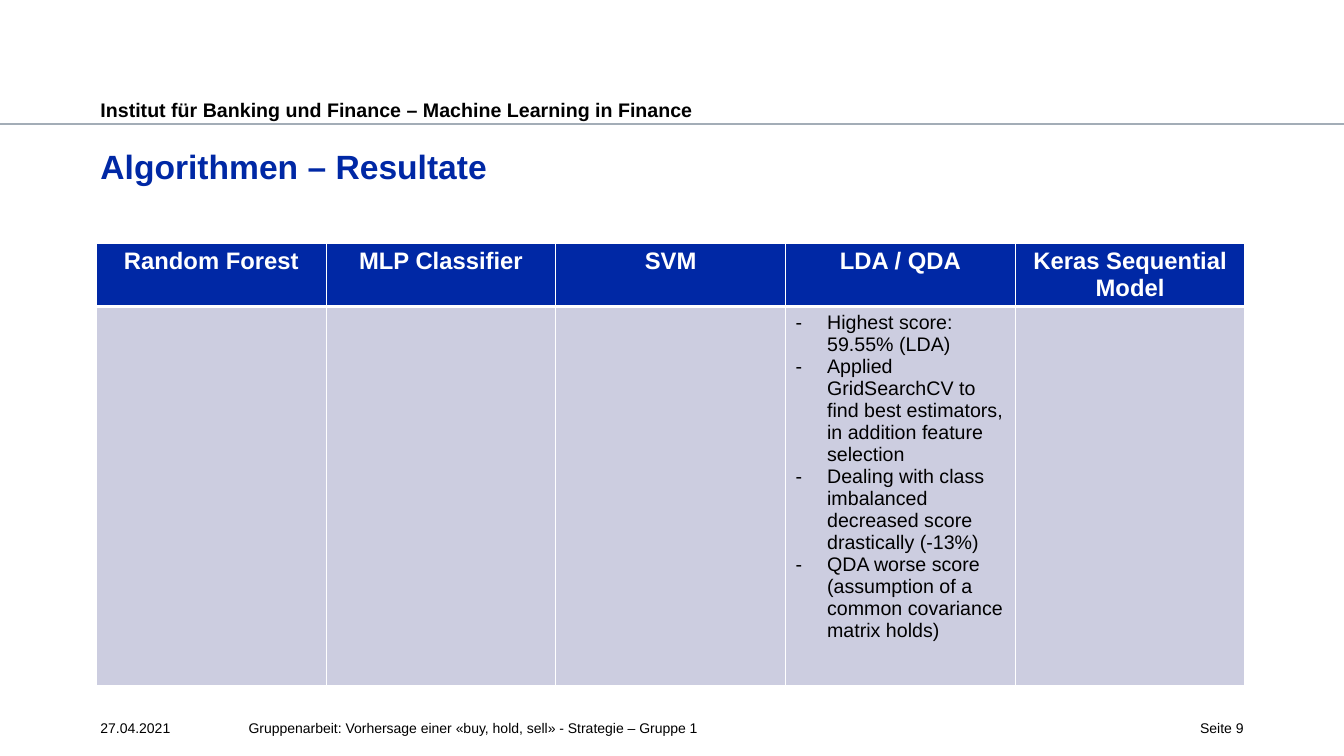
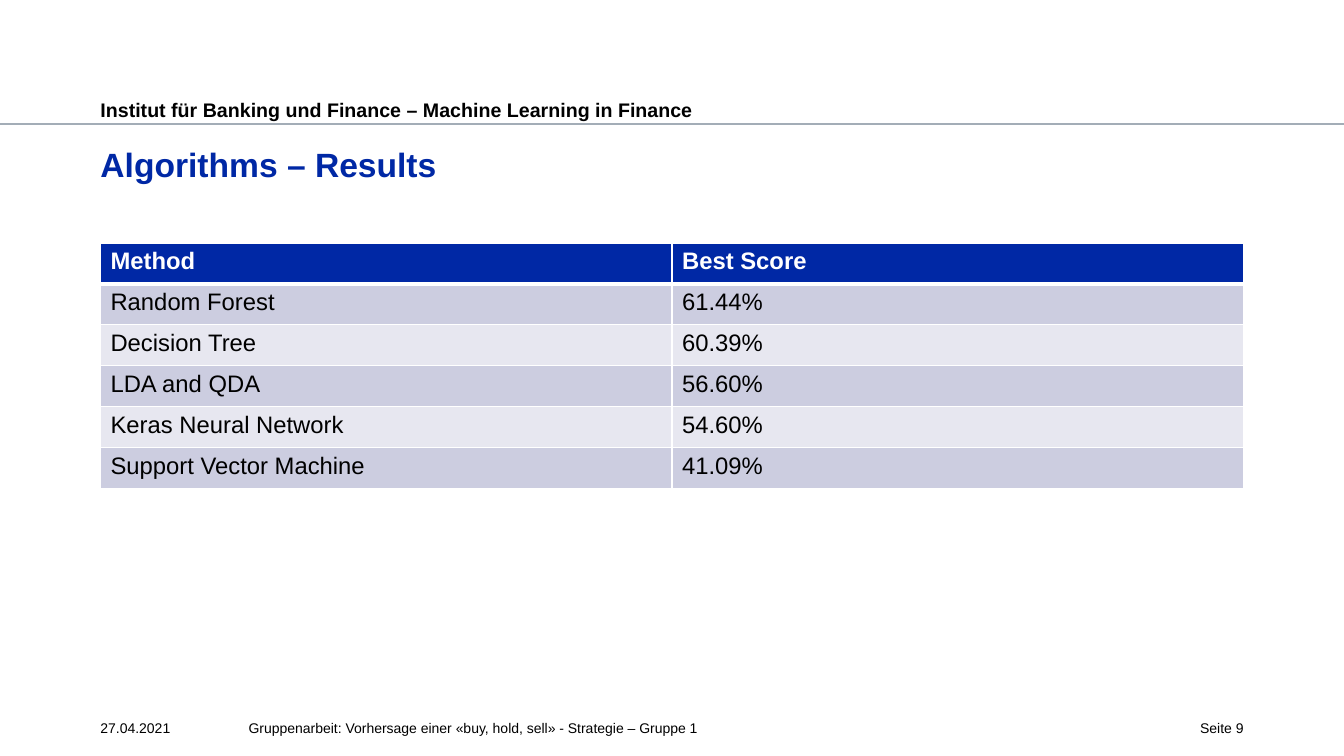
Before and after one commit to alesroger/ML_in_Finance_2021_GROUP_1, a slide deck: slide 9 of Machine_Learning_in_Finance_Gruppenarbeit_Gruppe1_V1.pptx. Drawn at 1344x756 pixels with LibreOffice and Linux fonts; fonts in the diff are those of the drawing; background and template pictures are left out. Boxes give left, top, right and bottom in pixels: in the first picture for what was removed or moved away, otherwise in the second. Text is boxed around its words. In the diff, an @@ line names an element or a change of style, - is before the commit and + after.

```diff
--- a/Machine_Learning_in_Finance_Gruppenarbeit_Gruppe1_V1.pptx
+++ b/Machine_Learning_in_Finance_Gruppenarbeit_Gruppe1_V1.pptx
@@ title at (100,152,436,184): text changed @@
-Algorithmen – Resultate
+Algorithms – Results
@@ table removed at (97,243,1246,693), 2 rows, 5 columns @@
-Random Forest | MLP Classifier | SVM | LDA / QDA | Keras Sequential Model
- |  |  | Highest score: 59.55% (LDA) / Applied GridSearchCV to find best estimators, in addition feature selection / Dealing with class imbalanced decreased score drastically (-13%) / QDA worse score (assumption of a common covariance matrix holds) | 
@@ table added at (101,243,1244,488), 6 rows, 2 columns @@
+Method | Best Score
+Random Forest | 61.44%
+Decision Tree | 60.39%
+LDA and QDA | 56.60%
+Keras Neural Network | 54.60%
+Support Vector Machine | 41.09%
```
Also in this commit, not shown: 6 other slides changed.
